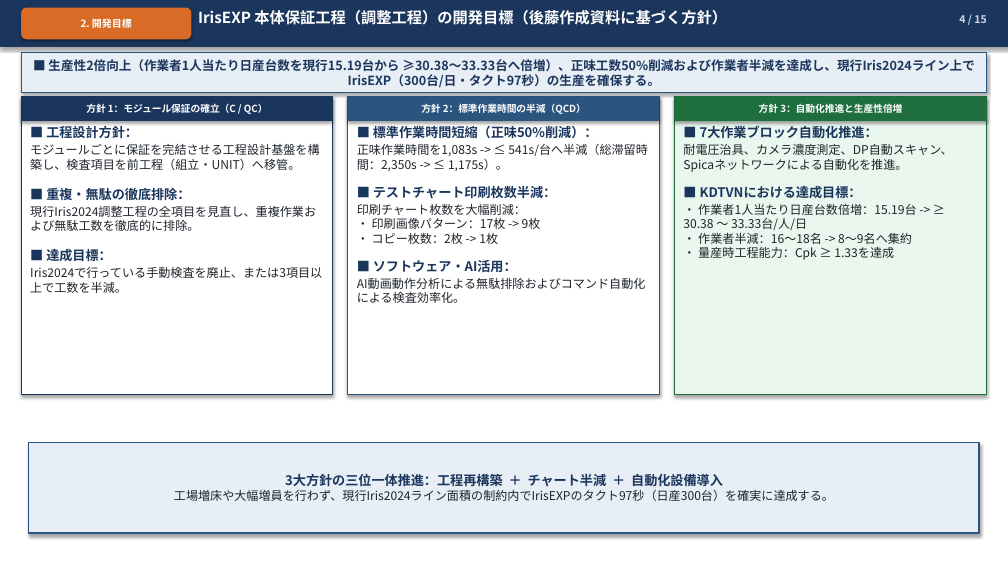
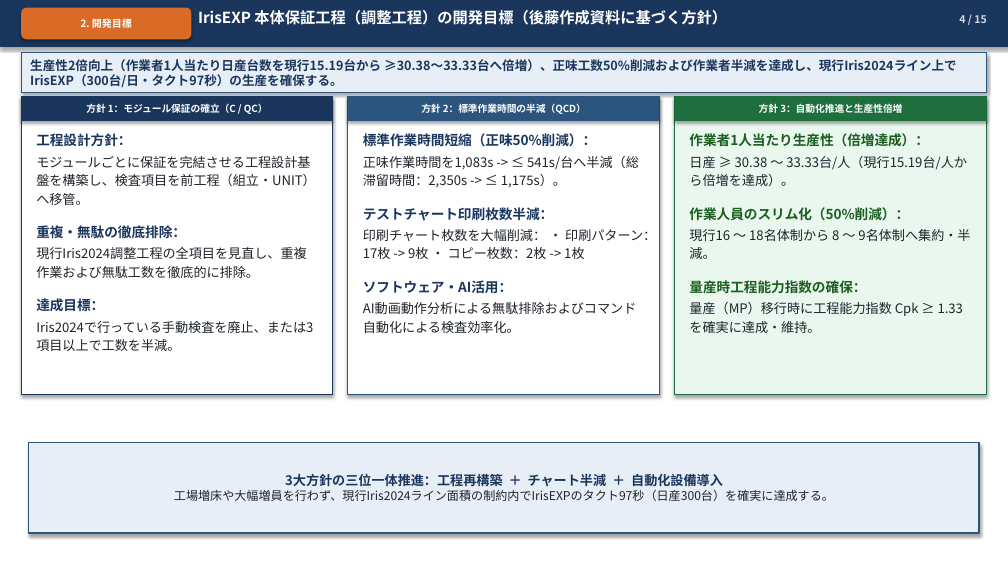
Before and after one commit to Nakazasen/bao_cao_dc_EXPIris, a slide deck: slide 4 of IrisEXP_VN改善提案報告_JP.pptx. Drawn at 1008x567 pixels with LibreOffice and Linux fonts; fonts in the diff are those of the drawing. Boxes give left, top, right and bottom in pixels: in the first picture for what was removed or moved away, otherwise in the second. Text is boxed around its words. In the diff, an @@ line names an element or a change of style, - is before the commit and + after.

```diff
--- a/IrisEXP_VN改善提案報告_JP.pptx
+++ b/IrisEXP_VN改善提案報告_JP.pptx
@@ text in rectangle at (30,59,957,87): text changed @@
-■ 生産性2倍向上（作業者1人当たり日産台数を現行15.19台から ≥30.38～33.33台へ倍増）、正味工数50%削減および作業者半減を達成し、現行Iris2024ライン上でIrisEXP（300台/日・タクト97秒）の生産を確保する。
+生産性2倍向上（作業者1人当たり日産台数を現行15.19台から ≥30.38～33.33台へ倍増）、正味工数50%削減および作業者半減を達成し、現行Iris2024ライン上でIrisEXP（300台/日・タクト97秒）の生産を確保する。
@@ text at (36,133,131,147): text changed; size 12.5 to 13 pt @@
-■ 工程設計方針：
+工程設計方針：
@@ text at (363,133,596,147): text changed; size 12.5 to 13 pt @@
-■ 標準作業時間短縮（正味50%削減）：
+標準作業時間短縮（正味50%削減）：
@@ text at (689,133,970,333): text changed; size 11.5 to 12.5 pt @@
-■ 7大作業ブロック自動化推進：
-耐電圧治具、カメラ濃度測定、DP自動スキャン、Spicaネットワークによる自動化を推進。
-■ KDTVNにおける達成目標：
-• 作業者1人当たり日産台数倍増：15.19台 -> ≥ 30.38 ～ 33.33台/人/日
-• 作業者半減：16～18名 -> 8～9名へ集約
-• 量産時工程能力：Cpk ≥ 1.33を達成
+作業者1人当たり生産性（倍増達成）：
+日産 ≥ 30.38 ～ 33.33台/人（現行15.19台/人から倍増を達成）。
+作業人員のスリム化（50%削減）：
+現行16 ～ 18名体制から 8 ～ 9名体制へ集約・半減。
+量産時工程能力指数の確保：
+量産（MP）移行時に工程能力指数 Cpk ≥ 1.33 を確実に達成・維持。
@@ text at (36,156,316,351): size 11.5 to 12.5 pt in "モジュールごとに保証を完結させる工程設計基盤を構築し、検査項目を前工程（組立・UNIT）へ移管。", "現行Iris2024調整工程の全項目を見直し、重複作業および無駄工数を徹底的に排除。", "Iris2024で行っている手動検査を廃止、または3項目以上で工数を半減。"; line spacing 1 to 1.2; less space between paragraphs; more space between paragraphs @@
@@ text at (363,156,639,333): size 11.5 to 12.5 pt in "正味作業時間を1,083s -> ≤ 541s/台へ半減（総滞留時間：2,350s -> ≤ 1,175s）。", "AI動画動作分析による無駄排除およびコマンド自動化による検査効率化。"; line spacing 1 to 1.2; less space between paragraphs; more space between paragraphs @@
@@ text at (363,207,656,294): text changed; size 11.5 to 12.5 pt @@
-■ テストチャート印刷枚数半減：
-印刷チャート枚数を大幅削減：
-• 印刷画像パターン：17枚 -> 9枚
-• コピー枚数：2枚 -> 1枚
-■ ソフトウェア・AI活用：
+テストチャート印刷枚数半減：
+印刷チャート枚数を大幅削減： • 印刷パターン：17枚 -> 9枚 • コピー枚数：2枚 -> 1枚
+ソフトウェア・AI活用：
@@ text at (36,225,186,239): text changed; size 12.5 to 13 pt @@
-■ 重複・無駄の徹底排除：
+重複・無駄の徹底排除：
@@ text at (36,298,104,312): text changed; size 12.5 to 13 pt @@
-■ 達成目標：
+達成目標：
```
Also in this commit, not shown: 2 other files.
